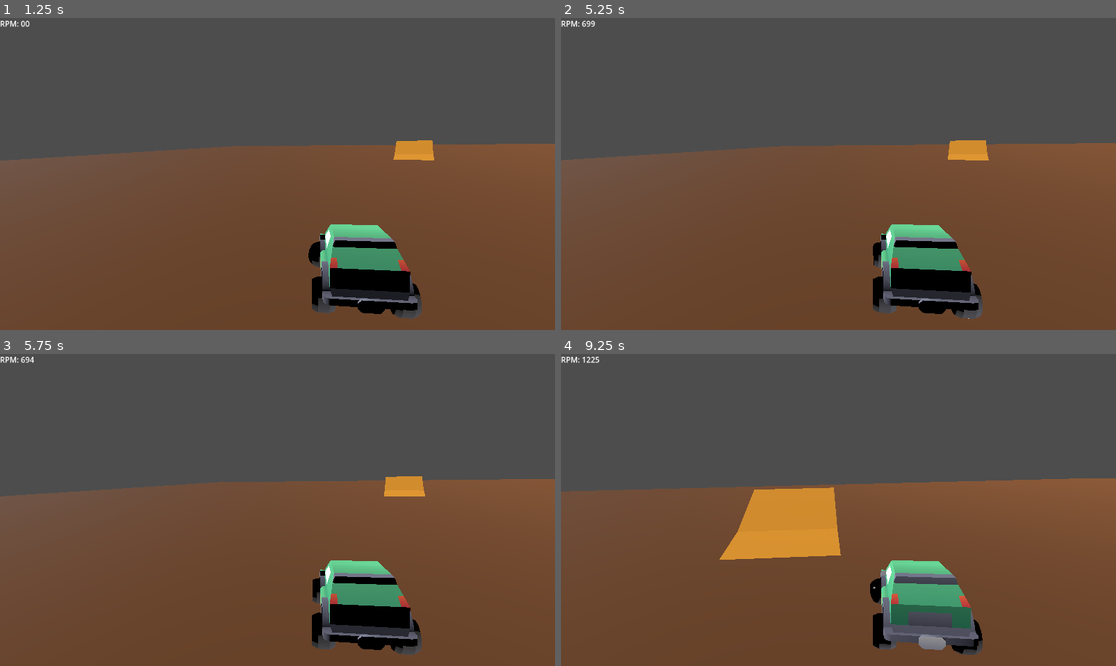
Above: before the commit, frames 1-4 (two rows, left to right).
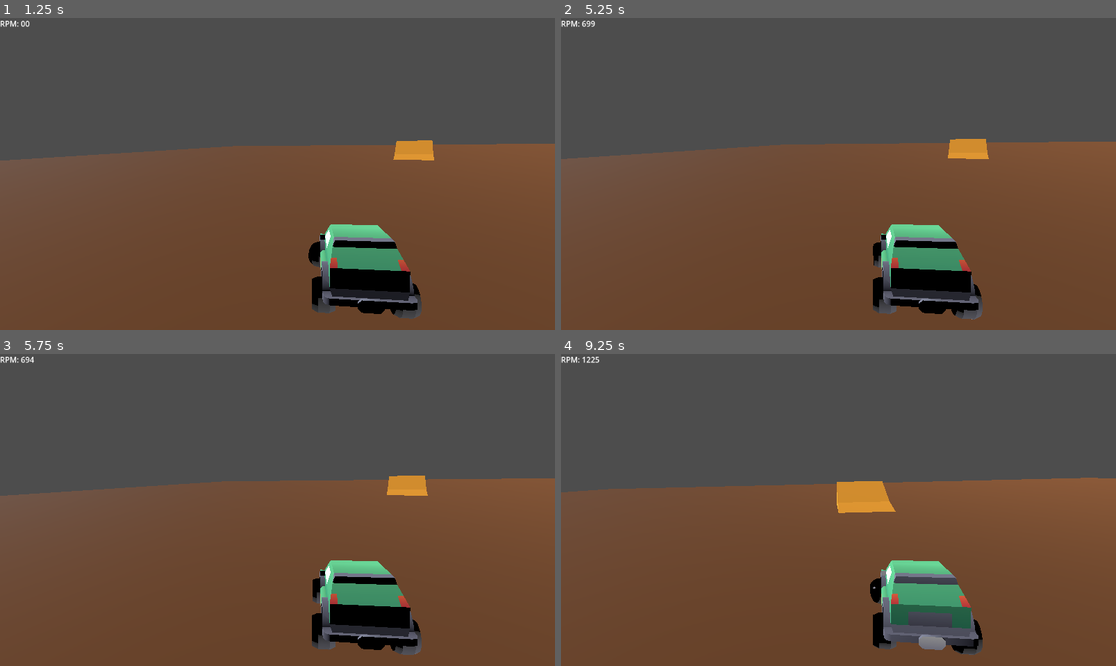
Above: after the commit, the same moments.

Repository: nicquast/reckless_rally
Game: Godot game, scene res://scenes/test_scene.tscn
Two runs of this game, one before a commit and one after it. Both use one fixed random seed, a clock stepped at 60 frames per second and the inputs below.
Inputs:
- Up to frame 1 (1.25 s): hold D (Steer Right) from 0.53 s (still down)
- Up to frame 2 (5.25 s): release D (Steer Right) at 1.28 s; hold S (Brake, bound only after the commit) 1.28-2.03 s; tap Enter at 2, 5 s; hold D (Steer Right) 2.03-2.78 s; tap Space (Handbrake) at 2.75 s; hold W (Accelerate) 2.78-3.53 s; hold A (Steer Left) 3.53-5.03 s; hold S (Brake, bound only after the commit) from 5.03 s (still down)
- Up to frame 3 (5.75 s): keep holding S (Brake, bound only after the commit)
- Up to frame 4 (9.25 s): release S (Brake, bound only after the commit) at 5.78 s; hold D (Steer Right) 5.78-6.53 s; hold W (Accelerate) 6.53-7.28 s; hold D (Steer Right) 7.28-8.03 s; hold S (Brake, bound only after the commit) 8.03-8.78 s; hold A (Steer Left) from 8.78 s (still down)

Frame 1 is identical in both runs. In frame 2, 0.5% of the frame differs, in the area x 0-100%, y 38-97%; in frame 3, 0.3%; in frame 4, 5.0%, in the area x 0-97%, y 39-97%.

Commit message:
make brake S

Diff:
--- a/project.godot
+++ b/project.godot
@@ -25,7 +25,7 @@
 }
 Brake={
 "deadzone": 0.2,
-"events": [Object(InputEventKey,"resource_local_to_scene":false,"resource_name":"","device":0,"window_id":0,"alt_pressed":false,"shift_pressed":true,"ctrl_pressed":false,"meta_pressed":false,"pressed":false,"keycode":0,"physical_keycode":83,"key_label":0,"unicode":0,"location":0,"echo":false,"script":null)
+"events": [Object(InputEventKey,"resource_local_to_scene":false,"resource_name":"","device":-1,"window_id":0,"alt_pressed":false,"shift_pressed":false,"ctrl_pressed":false,"meta_pressed":false,"pressed":false,"keycode":0,"physical_keycode":83,"key_label":0,"unicode":115,"location":0,"echo":false,"script":null)
 , Object(InputEventJoypadMotion,"resource_local_to_scene":false,"resource_name":"","device":-1,"axis":4,"axis_value":1.0,"script":null)
 ]
 }
